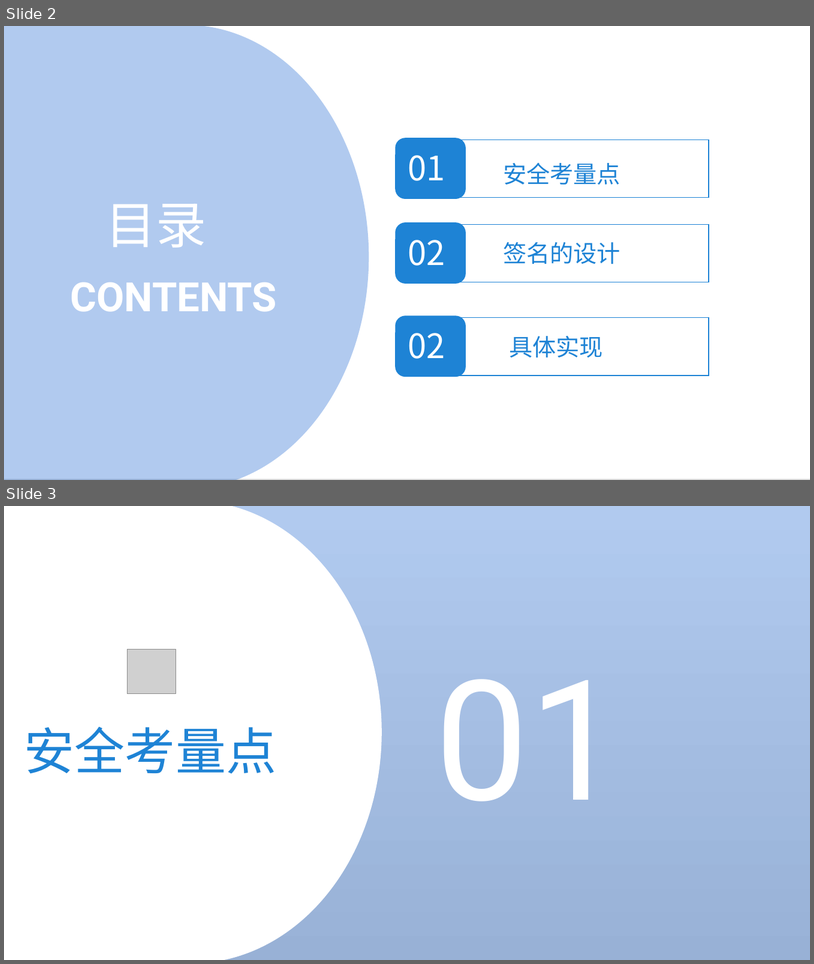
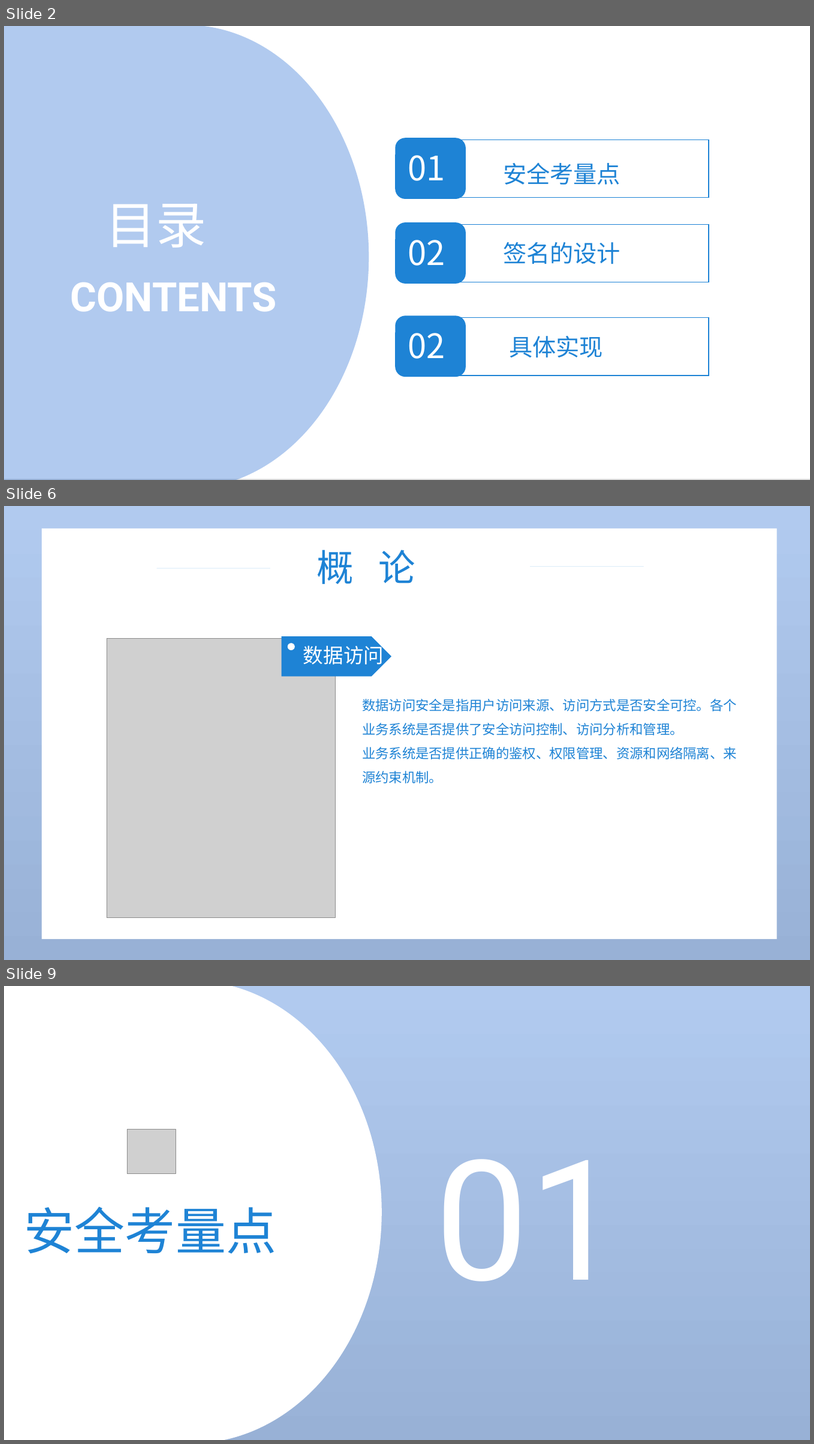
Before and after one commit to taylor840326/blog-vault, a slide deck: _posts/2023/08/开放接口API安全性.pptx. Shown one above the other, each under a label of ours: slides 2 and 3 before the commit, slides 2, 6 and 9 after it; the slides between them are not shown. The pictures are 814x964 and 814x1444 pixels, drawn with LibreOffice and Linux fonts; fonts in the diff are those of the drawing; grey boxes stand for pictures; background and template pictures are left out. Boxes give left, top, right and bottom in pixels: in the first picture for what was removed or moved away, otherwise in the second. Text is boxed around its words. In the diff, an @@ line names an element or a change of style, - is before the commit and + after.

Commit message:
更新接口安全ppt

```diff
--- a/_posts/2023/08/开放接口API安全性.pptx
+++ b/_posts/2023/08/开放接口API安全性.pptx
@@ slide 6 added at [4,506,810,960], background picture (left out); not listed: 1 template element that a slide beside it also shows @@
@@ rectangle added at [42,528,777,939], fill #FFFFFF @@
@@ text added at [317,550,416,584], 44 pt, text #1E83D5 @@
+概 论
@@ line added from (157, 568) to (270, 568), #1E83D5 0.5 pt @@
@@ line added from (644, 567) to (530, 567), #1E83D5 0.5 pt @@
@@ picture added at [107,639,336,918] @@
@@ pentagon arrow added at [282,636,392,676], fill #1E83D5 @@
@@ ellipse added at [288,643,295,650], fill #FFFFFF @@
@@ text added at [303,642,384,669], 24 pt, text #FFFFFF @@
+数据访问
@@ text added at [362,699,737,783], 16 pt, text #1E83D5 @@
+数据访问安全是指用户访问来源、访问方式是否安全可控。各个业务系统是否提供了安全访问控制、访问分析和管理。
+业务系统是否提供正确的鉴权、权限管理、资源和网络隔离、来源约束机制。
@@ what was slide 3 is now slide 9 @@
```
Also in this commit, not shown: 2 slides changed, 5 other slides added.
